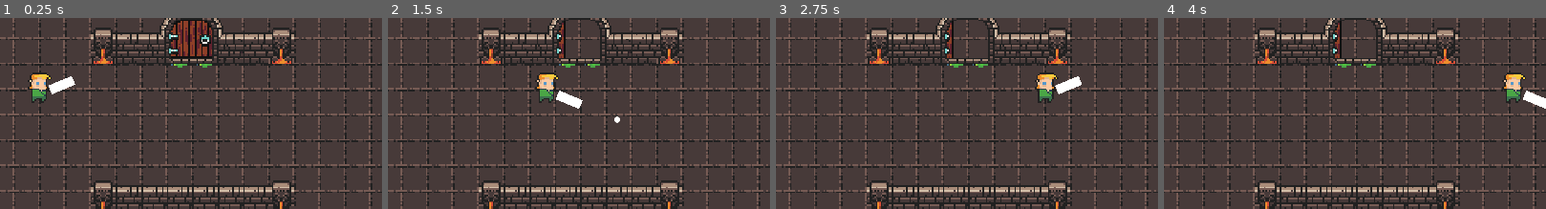
Above: before the commit, frames 1-4 (left to right).
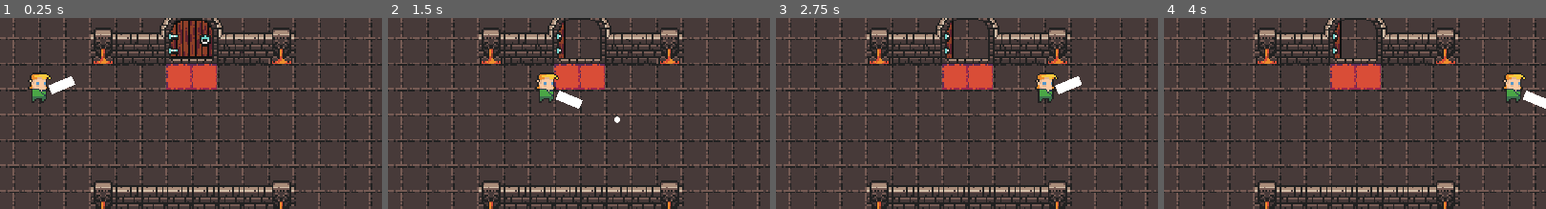
Above: after the commit, the same moments.

Repository: PizzaJuggler/GMTK-2020
Game: Godot game, scene res://level/level.tscn
Same seed, same stepped clock (60 frames per second), same inputs: the game is played once before the commit and once after it.
Inputs (mouse positions are % of the whole screen's width and height, from its top left):
- Up to frame 1 (0.25 s): no input
- Up to frame 2 (1.5 s): tap Enter at 0.5 s; move the mouse to (72, 45) at 0.52 s; hold W (move) 0.53-1.28 s; move the mouse to (30, 55) at 1.27 s; tap Space (shoot) at 1.35 s
- Up to frame 3 (2.75 s): tap Space (shoot) at 2 s; move the mouse to (60, 28) at 2.02 s; hold W (move) from 2.03 s (still down)
- Up to frame 4 (4 s): move the mouse to (45, 70) at 2.77 s; release W (move) at 2.78 s; tap Space (shoot) at 2.85 s; move the mouse to (80, 65) at 3.52 s; hold W (move) from 3.53 s (still down)
The pictures show only the part of the screen within x 32-82%, y 21-71%; the shares and areas given below are measured in that part.

The runs differ from the first frame. In frame 1, 1.8% of the frame differs, in the area x 43-57%, y 24-38%; in frame 2, 1.8%; in frame 3, 1.8%; in frame 4, 1.8%.

Commit message:
added red carpet like tile for door

Diff:
--- a/godot/level/DungeonTileMap.tscn
+++ b/godot/level/DungeonTileMap.tscn
@@ -172,7 +172,7 @@
 0/texture = ExtResource( 1 )
 0/tex_offset = Vector2( 0, 0 )
 0/modulate = Color( 1, 1, 1, 1 )
-0/region = Rect2( 0, 0, 128, 256 )
+0/region = Rect2( 0, 0, 128, 272 )
 0/tile_mode = 2
 0/autotile/icon_coordinate = Vector2( 0, 0 )
 0/autotile/tile_size = Vector2( 16, 16 )
--- a/godot/level/items/door/Door.tscn
+++ b/godot/level/items/door/Door.tscn
@@ -10,8 +10,12 @@
 [node name="Door" type="Area2D"]
 script = ExtResource( 3 )
 
+[node name="CollisionShape2D" type="CollisionShape2D" parent="."]
+position = Vector2( 0, 22.9296 )
+shape = SubResource( 1 )
+
 [node name="DungeonTileMap" parent="." instance=ExtResource( 2 )]
-tile_data = PoolIntArray( -65537, 0, 851970, -131072, 0, 851971, -2, 0, 917505, -1, 0, 262145, -65536, 0, 262145, -65535, 0, 917508, 65534, 0, 983041, 65535, 0, 262145, 0, 0, 262145, 1, 0, 983044, 131071, 0, 393220, 65536, 0, 393220 )
+tile_data = PoolIntArray( -65537, 0, 851970, -131072, 0, 851971, -2, 0, 917505, -1, 0, 262145, -65536, 0, 262145, -65535, 0, 917508, 65534, 0, 983041, 65535, 0, 262145, 0, 0, 262145, 1, 0, 983044, 131071, 0, 1048578, 65536, 0, 1048578 )
 
 [node name="Closed" type="Sprite" parent="."]
 visible = false
@@ -23,8 +27,4 @@
 texture = ExtResource( 1 )
 region_enabled = true
 region_rect = Rect2( 80, 224, 32, 32 )
-
-[node name="CollisionShape2D" type="CollisionShape2D" parent="."]
-position = Vector2( 0, 22.9296 )
-shape = SubResource( 1 )
 [connection signal="body_entered" from="." to="." method="_on_Door_body_entered"]
--- a/godot/project.godot
+++ b/godot/project.godot
@@ -44,4 +44,5 @@
 
 [rendering]
 
+environment/default_clear_color=Color( 0.113725, 0.113725, 0.113725, 1 )
 environment/default_environment="res://default_env.tres"
Binary file changed: godot/level/0x72_DungeonTilesetII_v1.3.png
Not shown, added: graphics_source/tileset.xcf
